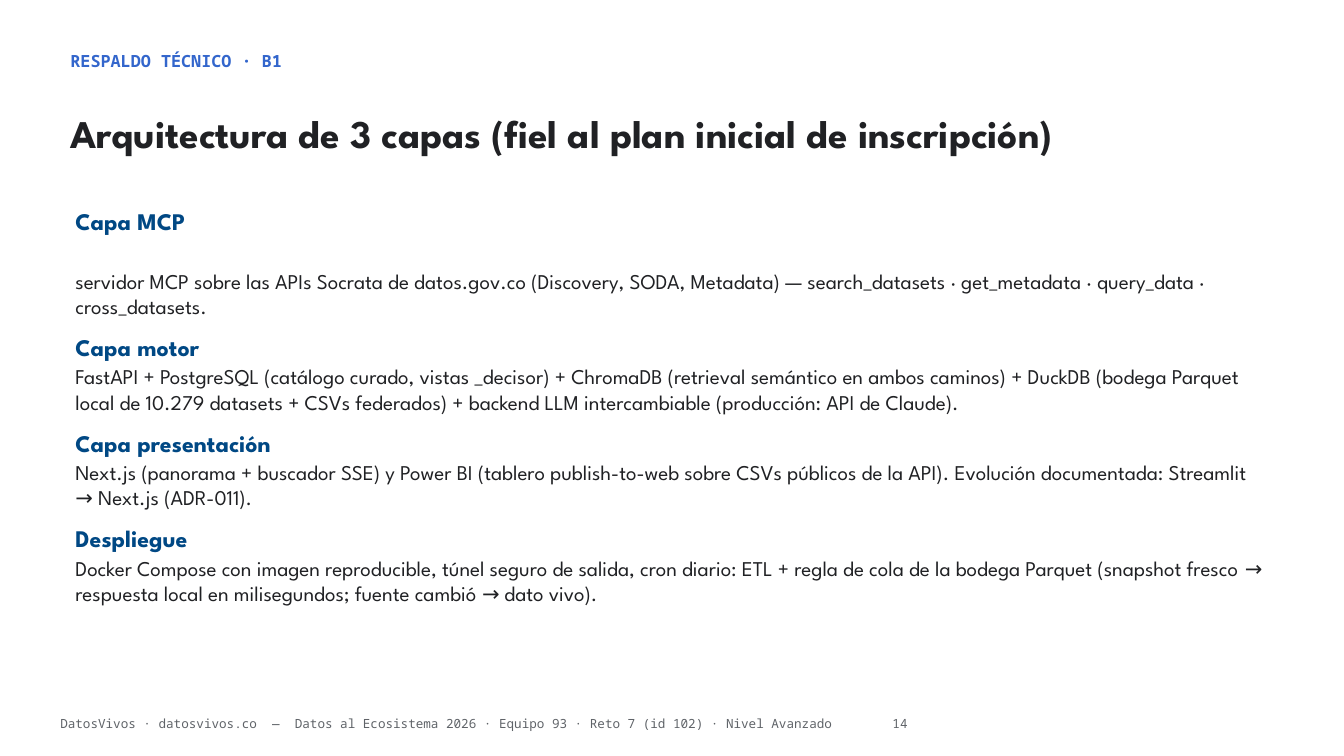
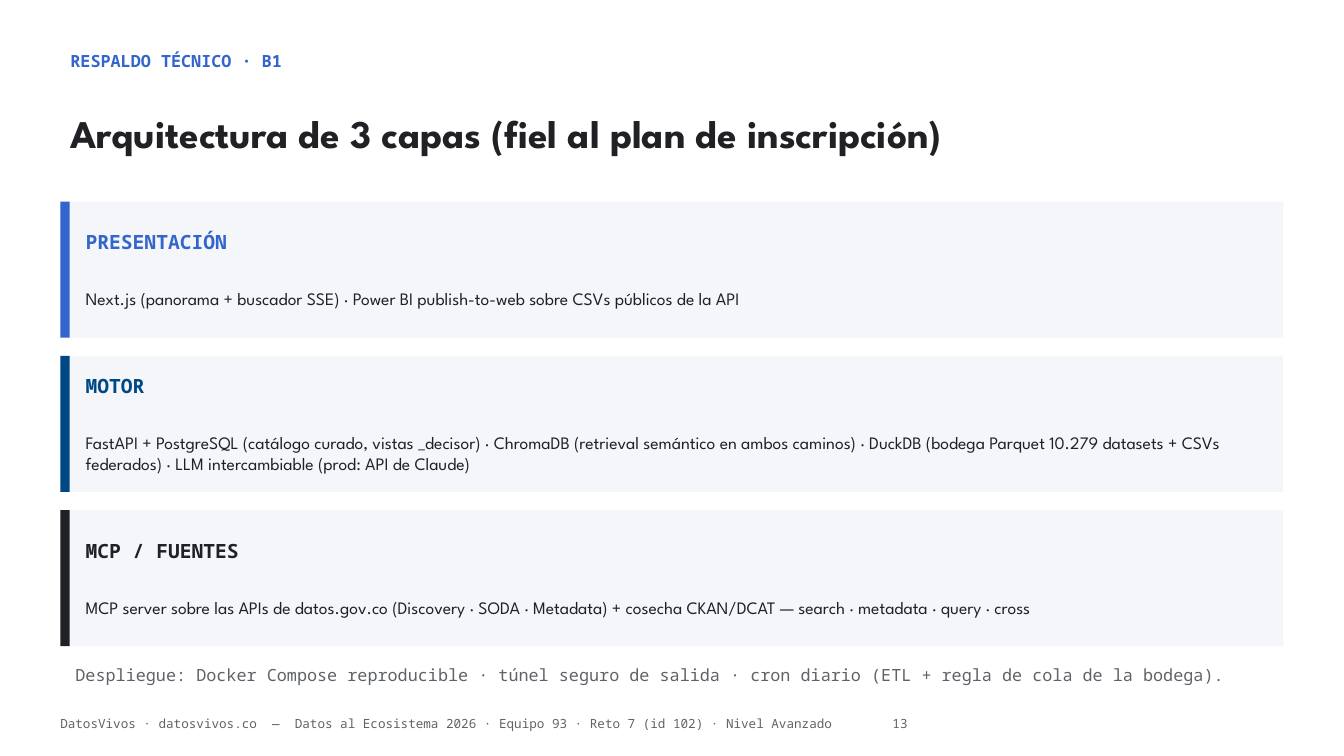
Before and after one commit to jsricop/DatosVivos, a slide deck: slide 13 of recursos/presentacion.pptx (slide 14 before the commit). Drawn at 1344x756 pixels with LibreOffice and Linux fonts; fonts in the diff are those of the drawing. Boxes give left, top, right and bottom in pixels: in the first picture for what was removed or moved away, otherwise in the second. Text is boxed around its words. In the diff, an @@ line names an element or a change of style, - is before the commit and + after.

```diff
--- a/recursos/presentacion.pptx
+++ b/recursos/presentacion.pptx
@@ text at [70, 120, 942, 156]: text changed @@
-Arquitectura de 3 capas (fiel al plan inicial de inscripción)
+Arquitectura de 3 capas (fiel al plan de inscripción)
@@ rectangle added at [60, 202, 1284, 338], fill #F4F6F9, 12.5 pt, text #202124 @@
+PRESENTACIÓN
+Next.js (panorama + buscador SSE) · Power BI publish-to-web sobre CSVs públicos de la API
@@ rectangle added at [60, 202, 70, 338], fill #3366CC @@
@@ text removed at [75, 214, 1247, 606] @@
-Capa MCP
-servidor MCP sobre las APIs Socrata de datos.gov.co (Discovery, SODA, Metadata) — search_datasets · get_metadata · query_data · cross_datasets.
-Capa motor
-FastAPI + PostgreSQL (catálogo curado, vistas _decisor) + ChromaDB (retrieval semántico en ambos caminos) + DuckDB (bodega Parquet local de 10.279 datasets + CSVs federados) + backend LLM intercambiable (producción: API de Claude).
-Capa presentación
-Next.js (panorama + buscador SSE) y Power BI (tablero publish-to-web sobre CSVs públicos de la API). Evolución documentada: Streamlit → Next.js (ADR-011).
-Despliegue
-Docker Compose con imagen reproducible, túnel seguro de salida, cron diario: ETL + regla de cola de la bodega Parquet (snapshot fresco → respuesta local en milisegundos; fuente cambió → dato vivo).
@@ rectangle added at [60, 356, 1284, 492], fill #F4F6F9, 12.5 pt, text #202124 @@
+MOTOR
+FastAPI + PostgreSQL (catálogo curado, vistas _decisor) · ChromaDB (retrieval semántico en ambos caminos) · DuckDB (bodega Parquet 10.279 datasets + CSVs federados) · LLM intercambiable (prod: API de Claude)
@@ rectangle added at [60, 356, 70, 492], fill #004884 @@
@@ rectangle added at [60, 510, 1284, 646], fill #F4F6F9, 12.5 pt, text #202124 @@
+MCP / FUENTES
+MCP server sobre las APIs de datos.gov.co (Discovery · SODA · Metadata) + cosecha CKAN/DCAT — search · metadata · query · cross
@@ rectangle added at [60, 510, 70, 646], fill #202124 @@
@@ text added at [75, 668, 1224, 685], 12 pt, text #5F6368 @@
+Despliegue: Docker Compose reproducible · túnel seguro de salida · cron diario (ETL + regla de cola de la bodega).
@@ text at [60, 718, 907, 731]: text changed @@
-DatosVivos · datosvivos.co — Datos al Ecosistema 2026 · Equipo 93 · Reto 7 (id 102) · Nivel Avanzado 14
+DatosVivos · datosvivos.co — Datos al Ecosistema 2026 · Equipo 93 · Reto 7 (id 102) · Nivel Avanzado 13
```
Also in this commit, not shown: 16 other slides changed, 1 slide added, 2 slides removed, 3 other files.
